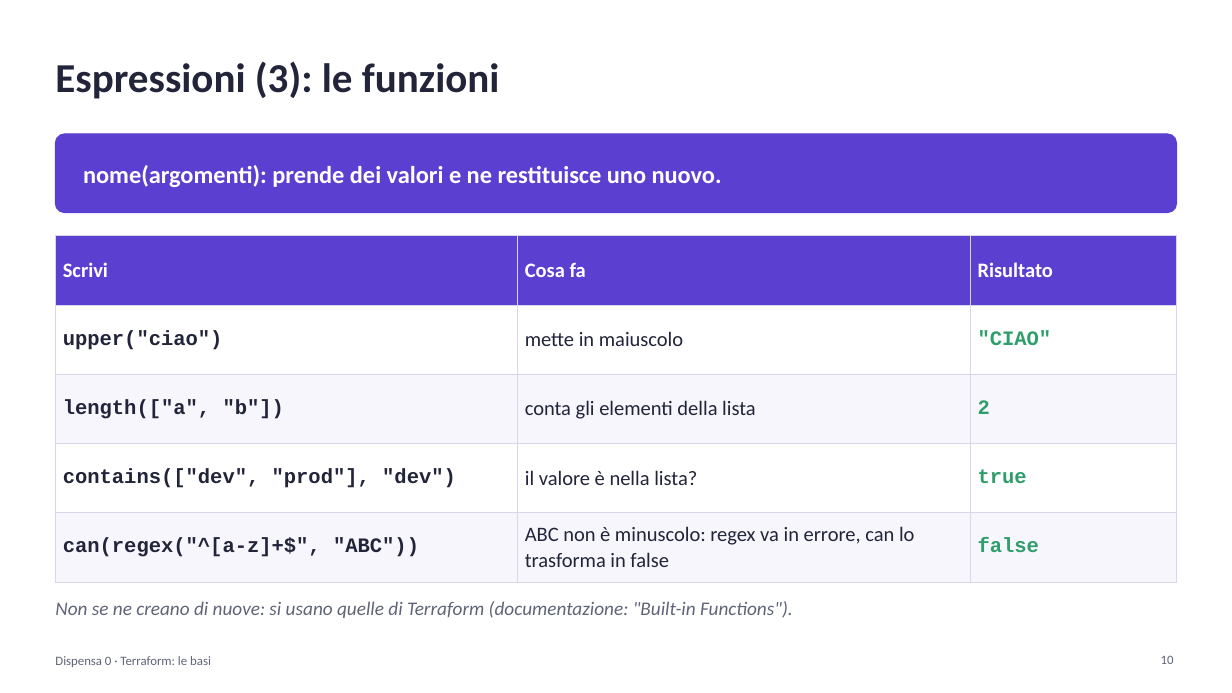
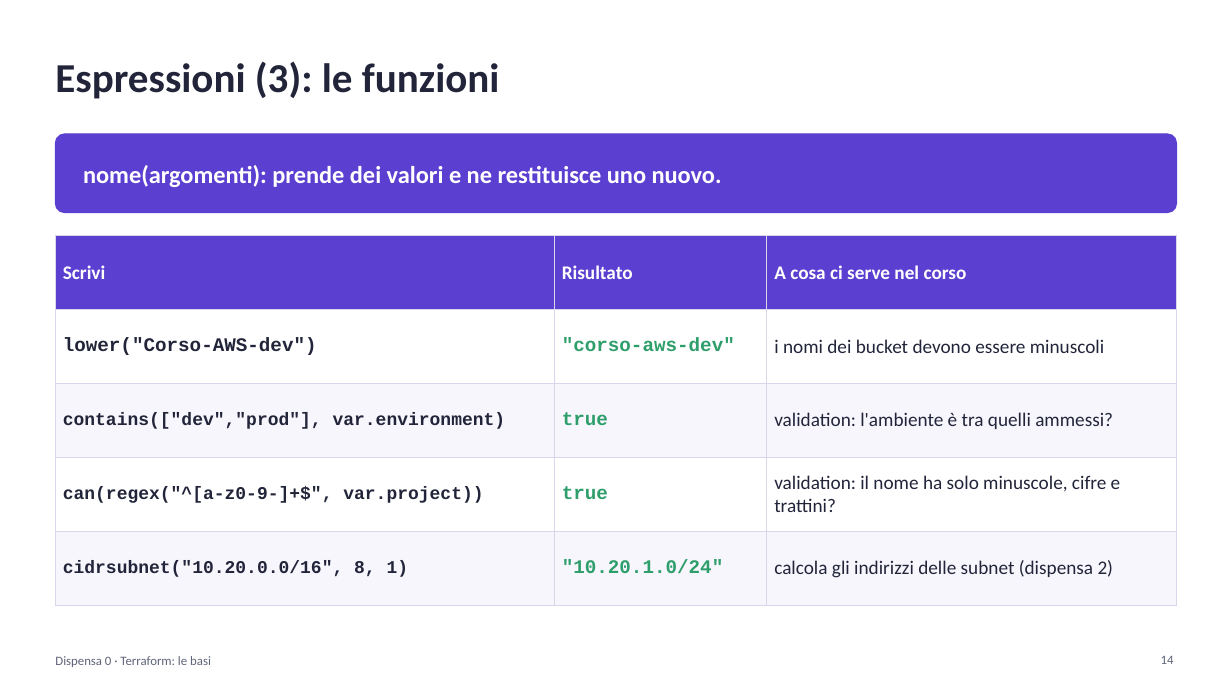
Before and after one commit to cereZ23/aws, a slide deck: slide 14 of slide/slide-0-terraform.pptx (slide 10 before the commit). Drawn at 1232x693 pixels with LibreOffice and Linux fonts; fonts in the diff are those of the drawing. Boxes give left, top, right and bottom in pixels: in the first picture for what was removed or moved away, otherwise in the second. Text is boxed around its words. In the diff, an @@ line names an element or a change of style, - is before the commit and + after.

Commit message:
Espressioni spiegate con un esempio concreto (bucket dei log dev/prod)

```diff
--- a/slide/slide-0-terraform.pptx
+++ b/slide/slide-0-terraform.pptx
@@ table at (x1=55, y1=236, x2=1177, y2=582) @@
-row 1, column 2: Cosa fa
+row 1, column 2: Risultato
-row 1, column 3: Risultato
+row 1, column 3: A cosa ci serve nel corso
-row 2: upper("ciao") | mette in maiuscolo | "CIAO"
+row 2: lower("Corso-AWS-dev") | "corso-aws-dev" | i nomi dei bucket devono essere minuscoli
-row 3: length(["a", "b"]) | conta gli elementi della lista | 2
+row 3: contains(["dev","prod"], var.environment) | true | validation: l'ambiente è tra quelli ammessi?
-row 4: contains(["dev", "prod"], "dev") | il valore è nella lista? | true
+row 4: can(regex("^[a-z0-9-]+$", var.project)) | true | validation: il nome ha solo minuscole, cifre e trattini?
-row 5: can(regex("^[a-z]+$", "ABC")) | ABC non è minuscolo: regex va in errore, can lo trasforma in false | false
+row 5: cidrsubnet("10.20.0.0/16", 8, 1) | "10.20.1.0/24" | calcola gli indirizzi delle subnet (dispensa 2)
@@ size 16 to 15 pt in "Scrivi" @@
@@ text removed at (x1=55, y1=601, x2=793, y2=618) @@
-Non se ne creano di nuove: si usano quelle di Terraform (documentazione: "Built-in Functions").
@@ page number at (x1=1161, y1=656, x2=1174, y2=664): text changed @@
-10
+14
```
Also in this commit, not shown: 4 other slides changed, 4 slides added, 1 other file.
